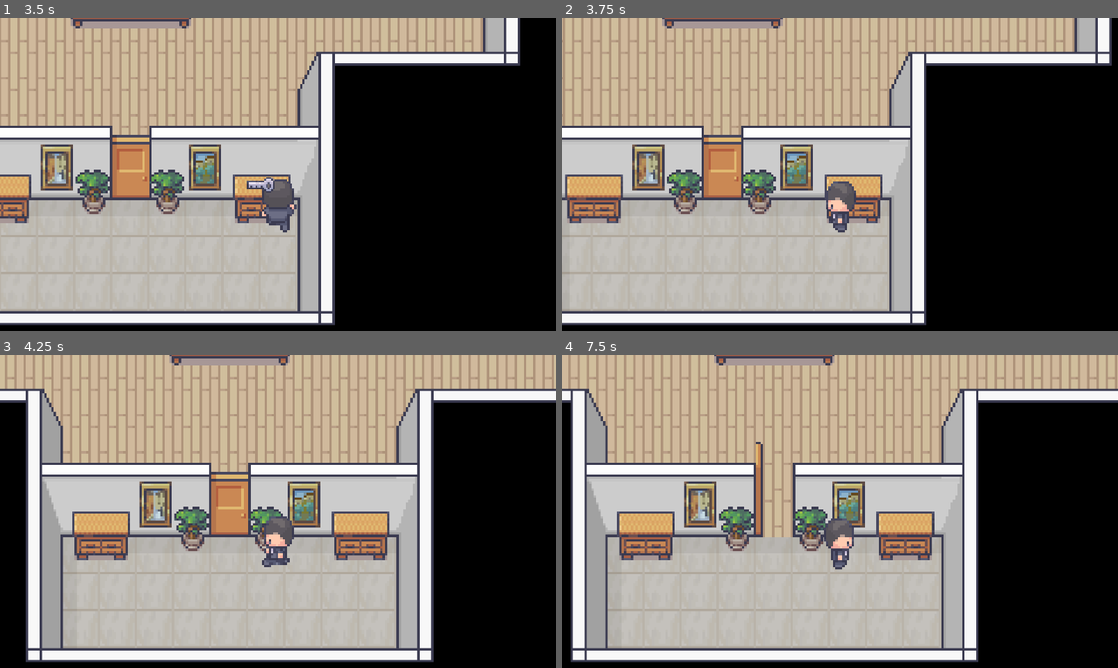
Above: before the commit, frames 1-4 (two rows, left to right).
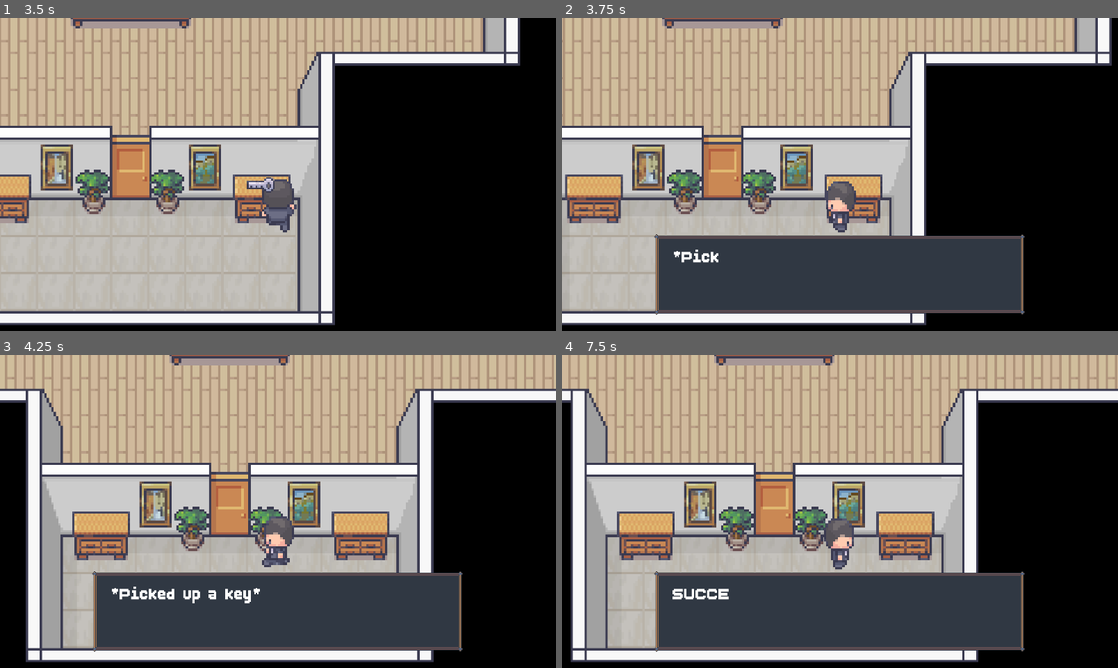
Above: after the commit, the same moments.

Repository: CISC204-S26/hw4-mrcheng-nabilmou
Game: Godot game, scene res://SCENES/TESTS/TestScene2.tscn
Same seed, same stepped clock (60 frames per second), same inputs: the game is played once before the commit and once after it. The project has no main scene, so this scene is started directly.
Inputs:
- Up to frame 1 (3.5 s): hold D (Right) 0.53-1.28 s; tap E (Interact) every 0.75 s from 0.6 to 2.85 s; hold S (Down) 1.28-2.03 s; hold D (Right) 2.03-2.78 s; hold W (Up) from 2.78 s (still down)
- Up to frame 2 (3.75 s): release W (Up) at 3.53 s; hold A (Left) from 3.53 s (still down); tap E (Interact) at 3.6 s
- Up to frame 3 (4.25 s): keep holding A (Left)
- Up to frame 4 (7.5 s): tap E (Interact) every 0.75 s from 4.35 to 7.35 s; release A (Left) at 5.03 s; hold S (Down) 5.03-5.78 s; hold D (Right) 5.78-6.53 s; hold W (Up) 6.53-7.28 s; hold D (Right) from 7.28 s (still down)

Frame 1 is identical in both runs. In frame 2, 16% of the frame differs, in the area x 16-84%, y 69-95%; in frame 3, 16%; in frame 4, 17%, in the area x 16-84%, y 27-95%.

Commit message:
added dialogue array + cutscenes

Diff:
--- a/cisc-204-pair-project/SCENES/INTERACTABLES/Dialogue.tscn
+++ b/cisc-204-pair-project/SCENES/INTERACTABLES/Dialogue.tscn
@@ -9,10 +9,10 @@
 region = Rect2(720, 64, 48, 48)
 
 [node name="Dialogue" type="Node2D" unique_id=292361673]
+
+[node name="DialogueUI" type="CanvasLayer" parent="." unique_id=1921108910 groups=["dialogue"]]
+visible = false
 script = ExtResource("1_jxc7o")
-
-[node name="DialogueUI" type="CanvasLayer" parent="." unique_id=1921108910]
-visible = false
 
 [node name="DialogueBox" type="NinePatchRect" parent="DialogueUI" unique_id=1790231617]
 anchors_preset = 8
--- a/cisc-204-pair-project/SCENES/INTERACTABLES/NPC.tscn
+++ b/cisc-204-pair-project/SCENES/INTERACTABLES/NPC.tscn
@@ -7,7 +7,6 @@
 [ext_resource type="Texture2D" uid="uid://5j3ug7pnq0bj" path="res://ASSETS/NPCs/Doctor_1_32x32.png" id="5_ohl54"]
 [ext_resource type="Texture2D" uid="uid://cixcflctahke0" path="res://ASSETS/NPCs/Doctor_2_32x32.png" id="6_x3wvd"]
 [ext_resource type="Texture2D" uid="uid://ccdxashsfbwca" path="res://ASSETS/NPCs/Bouncer_32x32.png" id="7_opm7d"]
-[ext_resource type="PackedScene" uid="uid://dsx84d3v50a1" path="res://SCENES/INTERACTABLES/Dialogue.tscn" id="8_kxsrj"]
 
 [sub_resource type="CircleShape2D" id="CircleShape2D_u4hbk"]
 radius = 20.024984
@@ -311,5 +310,3 @@
 sprite_frames = SubResource("SpriteFrames_7xbsy")
 animation = &"Guard"
 frame_progress = 0.82162416
-
-[node name="Dialogue" parent="." unique_id=292361673 instance=ExtResource("8_kxsrj")]
--- a/cisc-204-pair-project/SCENES/TESTS/TestScene2.tscn
+++ b/cisc-204-pair-project/SCENES/TESTS/TestScene2.tscn
@@ -1,10 +1,11 @@
 [gd_scene format=3 uid="uid://m1hfx401y7fn"]
 
 [ext_resource type="PackedScene" uid="uid://c1l2ylctq4ydm" path="res://SCENES/ROOMS/StartRoom.tscn" id="1_30eqk"]
-[ext_resource type="PackedScene" uid="uid://bn67onos3vkvd" path="res://SCENES/Player.tscn" id="2_ve7oe"]
+[ext_resource type="PackedScene" uid="uid://bn67onos3vkvd" path="res://SCENES/player.tscn" id="2_ve7oe"]
 [ext_resource type="PackedScene" uid="uid://op6b3eew8oca" path="res://SCENES/INTERACTABLES/Note.tscn" id="3_ve7oe"]
 [ext_resource type="PackedScene" uid="uid://dwqnd2v5ervp4" path="res://SCENES/INTERACTABLES/HardDrive.tscn" id="7_tgpwn"]
 [ext_resource type="PackedScene" uid="uid://bk8qbs7k6m5te" path="res://SCENES/INTERACTABLES/Key.tscn" id="7_uhm18"]
+[ext_resource type="PackedScene" uid="uid://dsx84d3v50a1" path="res://SCENES/INTERACTABLES/Dialogue.tscn" id="8_hmyhn"]
 [ext_resource type="PackedScene" uid="uid://b4dpu5rd4wm6u" path="res://SCENES/INTERACTABLES/Keycard.tscn" id="8_lwgcp"]
 [ext_resource type="PackedScene" uid="uid://dllation0new5" path="res://SCENES/INTERACTABLES/NPC.tscn" id="8_uhm18"]
 
@@ -17,7 +18,7 @@
 
 [node name="Npc" parent="." unique_id=888581163 instance=ExtResource("8_uhm18")]
 position = Vector2(112, -168)
-interaction_type = "npc"
+dialogue_lines = Array[String](["HELLO THERE", "GO find some keys lol"])
 
 [node name="Player" parent="." unique_id=220904025 instance=ExtResource("2_ve7oe")]
 position = Vector2(15, 125)
@@ -36,3 +37,5 @@
 [node name="Keycard2" parent="." unique_id=1680618804 instance=ExtResource("8_lwgcp")]
 position = Vector2(25, -163)
 keycard_level = 2
+
+[node name="Dialogue" parent="." unique_id=292361673 instance=ExtResource("8_hmyhn")]
--- a/cisc-204-pair-project/SCRIPTS/dialogue.gd
+++ b/cisc-204-pair-project/SCRIPTS/dialogue.gd
@@ -1,14 +1,22 @@
-extends Node2D
+extends CanvasLayer
 
 @export var text_speed := 0.03
+
+var lines: Array[String] = []
+var current_line := 0
 var full_text := ""
 var typing := false
 
-@onready var label := $DialogueUI/DialogueBox/DialogueText
+@onready var label := $DialogueBox/DialogueText
 
-func show_text(text: String):
+func show_text(new_lines: Array[String]):
 	visible = true
-	full_text = text
+	lines = new_lines
+	current_line = 0
+	_show_current_line()
+
+func _show_current_line():
+	full_text = lines[current_line]
 	label.text = ""
 	typing = true
 	_type_text()
@@ -19,12 +27,21 @@
 			break
 		label.text += full_text[i]
 		await get_tree().create_timer(text_speed).timeout
+
 	label.text = full_text
 	typing = false
 
 func skip_or_close():
+	# If still typing, finish instantly
 	if typing:
 		typing = false
 		label.text = full_text
-	else:
-		visible = false
+		return
+		# Finished typing → go to next line
+	current_line += 1
+		# If more lines exist, show next
+	if current_line < lines.size():
+		_show_current_line()
+		return
+		# No more lines → close UI
+	visible = false
--- a/cisc-204-pair-project/SCRIPTS/interactable.gd
+++ b/cisc-204-pair-project/SCRIPTS/interactable.gd
@@ -17,7 +17,8 @@
 @onready var note_label = $NoteUI/NoteTexture/NoteLabel if has_node("NoteUI/NoteTexture/NoteLabel") else null
 @onready var note_texture = $NoteUI/NoteTexture if has_node("NoteUI/NoteTexture") else null
 
-@onready var dialogue_ui = $DialogueUI if has_node("DialogueUI") else null
+@onready var dialogue_ui = get_tree().get_first_node_in_group("dialogue")
+#@onready var dialogue_ui = $DialogueUI if has_node("DialogueUI") else null
 
 
 func _ready():
@@ -39,14 +40,18 @@
 			toggle_note()
 		"key":
 			add_key()
+			show_message("*Picked up a key*")
 		"keycard":
 			add_keycard()
+			show_message("*Picked up a keycard*")
 		"door":
 			try_open_door()
+			#show_message("*Door has been opened*")
 		"npc":
 			start_dialogue()
 		"harddrive":
 			add_harddrive()
+			show_message("*Picked up a hard drive*")
 
 
 # -------------- NOTE NOTE NOTE NOTE NOTE NOTE ------------------------------------------
@@ -87,40 +92,45 @@
 		print("Picked up Keycard Level 1")
 	elif keycard_level == 2:
 		GameManager.give_keycard(2)
-		print("Picked up Keycard Level 2")
+		#print("Picked up Keycard Level 2")
 	queue_free()
 
 func add_harddrive():
 	GameManager.num_harddrive += 1
-	print("Picked up a hard drive!")
+	#print("Picked up a hard drive!")
 	queue_free()
 
 
 # --------------------- DOOR DOOR DOOR DOOR DOOR DOOR DOOR -----------------------------
 func try_open_door():
-	print("Attempting to open door...")
+	#print("Attempting to open door...")
 
 	# ---------- Keycard Doors ---------
 	if required_keycard_level > 0:
 		if required_keycard_level == 1 and not GameManager.has_keycard1:
 			print("LOCKED: Need Keycard Level 1")
+			show_message("LOCKED: Need Keycard Level 1")
 			return
 
 		if required_keycard_level == 2 and not GameManager.has_keycard2:
+			show_message("LOCKED: Need Keycard Level 2")
 			print("LOCKED: Need Keycard Level 2")
 			return
 
 		print("KEYCARD ACCEPTED: Opening Secured Door")
+		show_message("KEYCARD ACCEPTED: Opening Secured Door")
 		open_door()
 
 	# ---------- Normal Doors ----------
 	else:
 		if GameManager.num_keys <= 0:
 			print("Locked: Need a KEY")
+			show_message("Locked: Need a KEY")
 			return
 
 		GameManager.num_keys -=1
 		print("SUCCESS: Opening Door!")
+		show_message("SUCCESS: Opening Door!")
 		open_door()
 
 
@@ -160,7 +170,7 @@
 
 # ---------- DIALOGUE DIALOGUE DIALOGUE DIALOGUE DIALOGUE ------------------------------
 func start_dialogue():
-	print("started dialogue")
+	print("dialogue_ui.visible =", dialogue_ui.visible)
 	if dialogue_ui == null:
 		return
 	var player = get_tree().get_first_node_in_group("player")
@@ -174,6 +184,7 @@
 		return
 		# Otherwise start new dialogue
 	dialogue_ui.show_text(dialogue_lines)
+	#dialogue_ui.show_text(dialogue_lines[0])
 	if player:
 		player.can_move = false
 
@@ -210,3 +221,9 @@
 		if anim.sprite_frames and anim.sprite_frames.has_animation(npc_animation):
 			anim.animation = npc_animation
 			anim.play()
+
+#This is to show generalized messages in the dialouge text
+# all you need to do is it: show_message("Door opened")
+func show_message(text: String):
+	if dialogue_ui:
+		dialogue_ui.show_text([text] as Array[String])
--- a/cisc-204-pair-project/SCRIPTS/player.gd
+++ b/cisc-204-pair-project/SCRIPTS/player.gd
@@ -62,7 +62,7 @@
 
 	moving = false
 
-
+'''
 func _process(delta):
 	if Input.is_action_just_pressed("Interact"):
 		if not reading_note:
@@ -79,6 +79,34 @@
 					area.toggle_note()
 			reading_note = false
 			can_move = true
+'''
+
+func _process(delta):
+	# Always allow interact, even when can_move = false
+	if Input.is_action_just_pressed("Interact"):
+	# 1. If dialogue is open, skip/advance/close it
+		var dialogue = get_tree().get_first_node_in_group("dialogue")
+		if dialogue and dialogue.visible:
+			dialogue.skip_or_close()
+			return
+					# 2. If reading a note, close it
+		if reading_note:
+			for area in interaction_area.get_overlapping_areas():
+				if area is Interactable and area.interaction_type == "note":
+					area.toggle_note()
+			reading_note = false
+			can_move = true
+			return
+		# 3. Otherwise, interact normally
+		if can_move:
+			var areas = interaction_area.get_overlapping_areas()
+			for area in areas:
+				if area is Interactable:
+					area.interact()
+					if area.interaction_type == "note":
+						reading_note = true
+						can_move = false
+			return
 
 
 func update_animation(input_vector: Vector2) -> void:
Not shown, changed: .DS_Store
